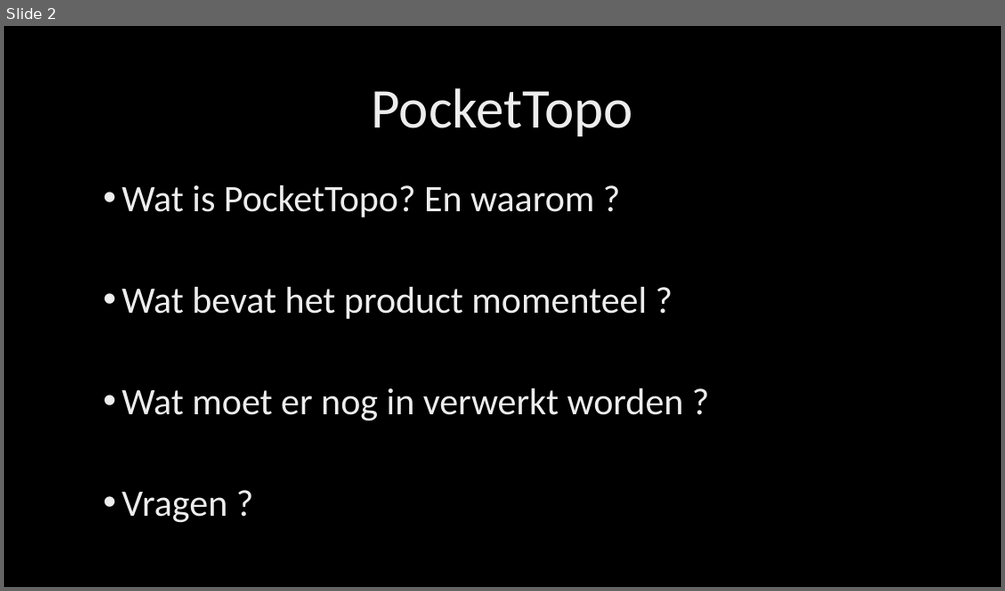
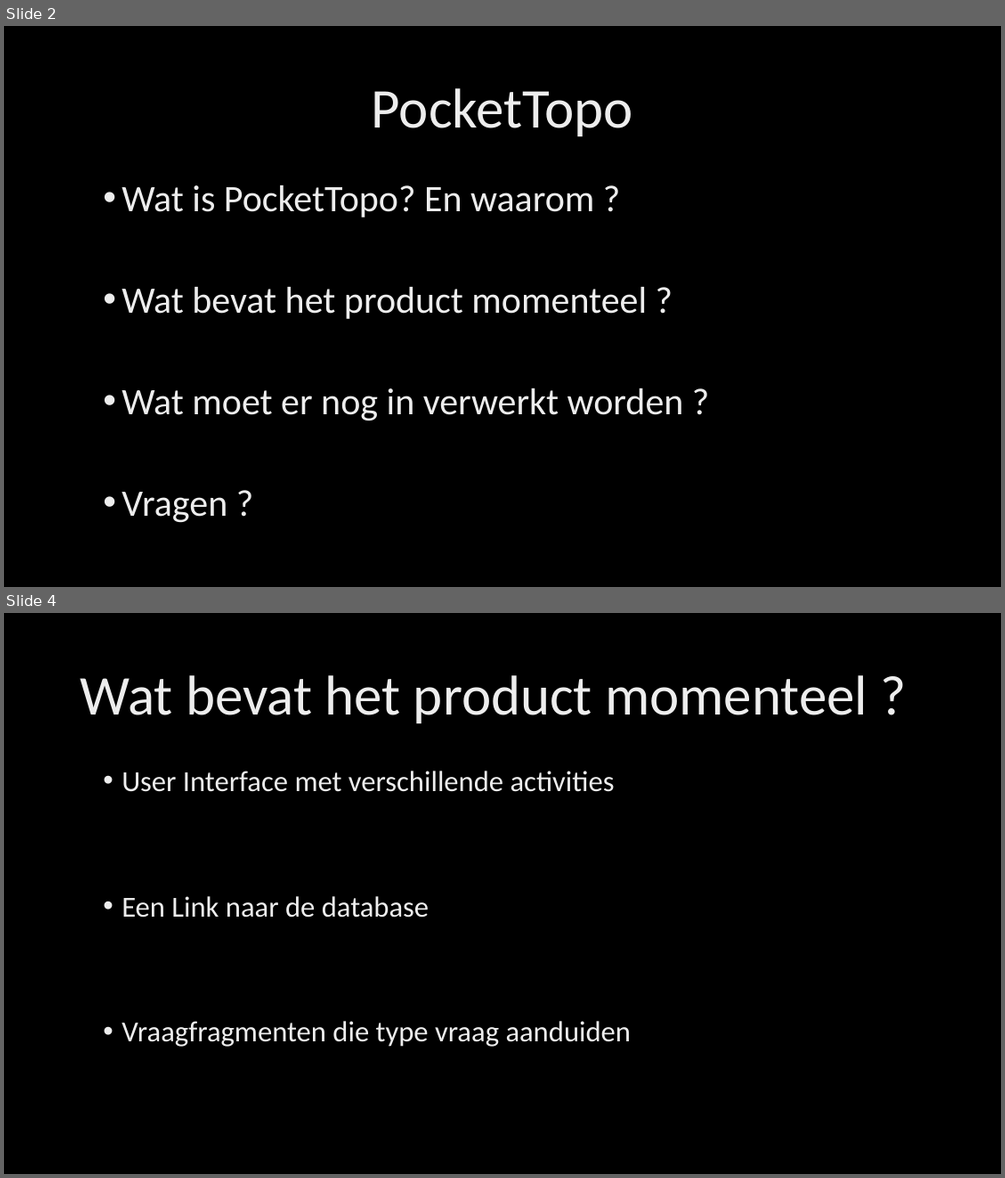
Before and after one commit to Agarwaemben/UUIntroProject, a slide deck: Drive/TussenPresentatie.pptx. Shown one above the other, each under a label of ours: slide 2 before the commit, slides 2 and 4 after it; the slides between them are not shown. The pictures are 1005x591 and 1005x1178 pixels, drawn with LibreOffice and Linux fonts; fonts in the diff are those of the drawing; background and template pictures are left out. Boxes give left, top, right and bottom in pixels: in the first picture for what was removed or moved away, otherwise in the second. Text is boxed around its words. In the diff, an @@ line names an element or a change of style, - is before the commit and + after.

```diff
--- a/Drive/TussenPresentatie.pptx
+++ b/Drive/TussenPresentatie.pptx
@@ slide 4 added at (x1=4, y1=613, x2=1001, y2=1174), background picture (left out) @@
@@ title added at (x1=80, y1=675, x2=867, y2=723), 54 pt, text gradient #BFBFBF to #EDEDED to #FFFFFF @@
+Wat bevat het product momenteel ?
@@ text added at (x1=121, y1=771, x2=631, y2=1046), 28 pt, text gradient #BFBFBF to #EDEDED to #FFFFFF @@
+• User Interface met verschillende activities
+• Een Link naar de database
+• Vraagfragmenten die type vraag aanduiden
```
Also in this commit, not shown: 1 slide changed, 2 other slides added, 1 other file.
